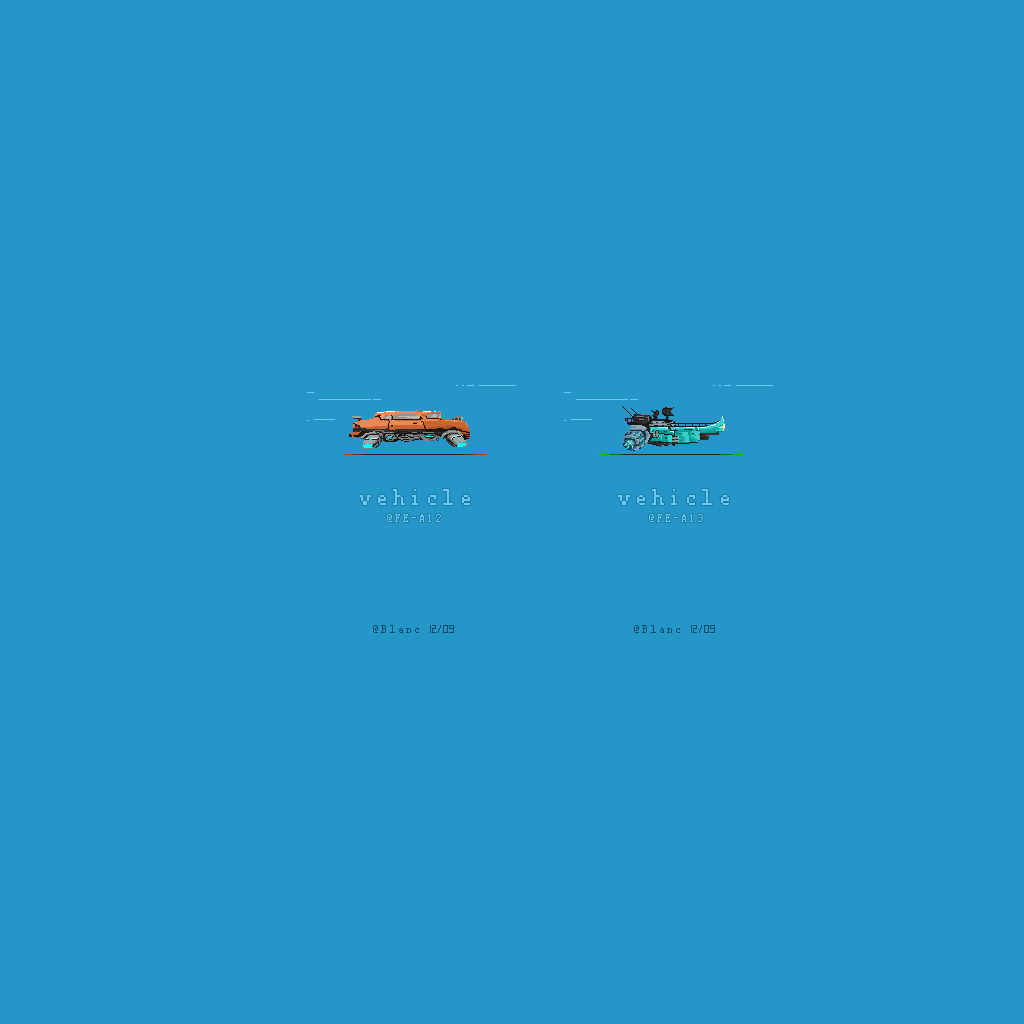
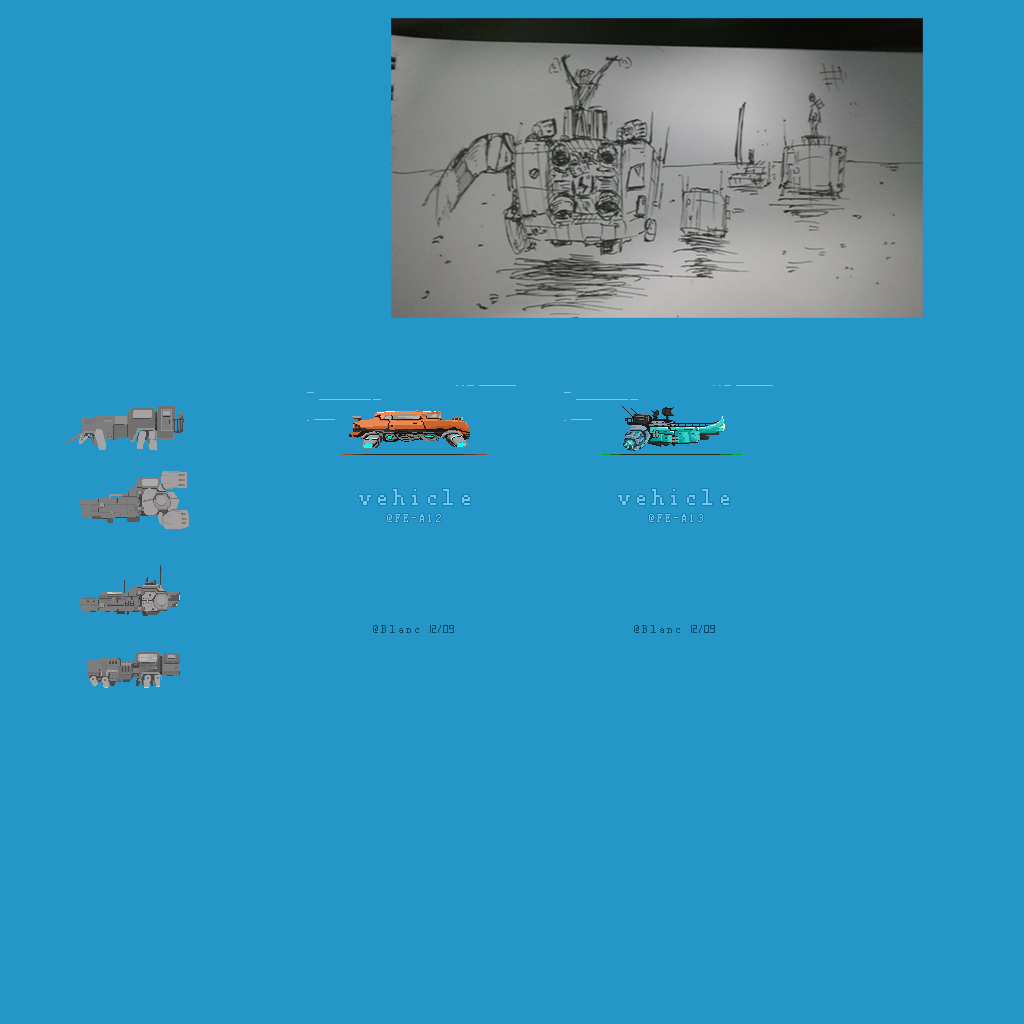
Layer changes from the first 1024×1024 image to the second:
added layer "图层 37" above "组 9" over bbox(391, 18, 923, 318)
added group "组 9" with 2 layers above "组 8" over bbox(87, 651, 180, 688)
added layer "图层 35 拷贝" in group "组 9" over bbox(87, 651, 180, 688)
added group "组 8" with 3 layers above "组 7" over bbox(80, 565, 180, 616)
added layer "图层 36 拷贝" in group "组 8" over bbox(80, 565, 180, 616)
added group "组 7" with 2 layers above "组 6" over bbox(80, 405, 189, 529)
added layer "图层 36" in group "组 7" over bbox(80, 471, 189, 529)
added group "组 6" with 2 layers above "组 5" over bbox(65, 405, 185, 451)
added layer "图层 35" in group "组 6" over bbox(65, 405, 185, 451)
